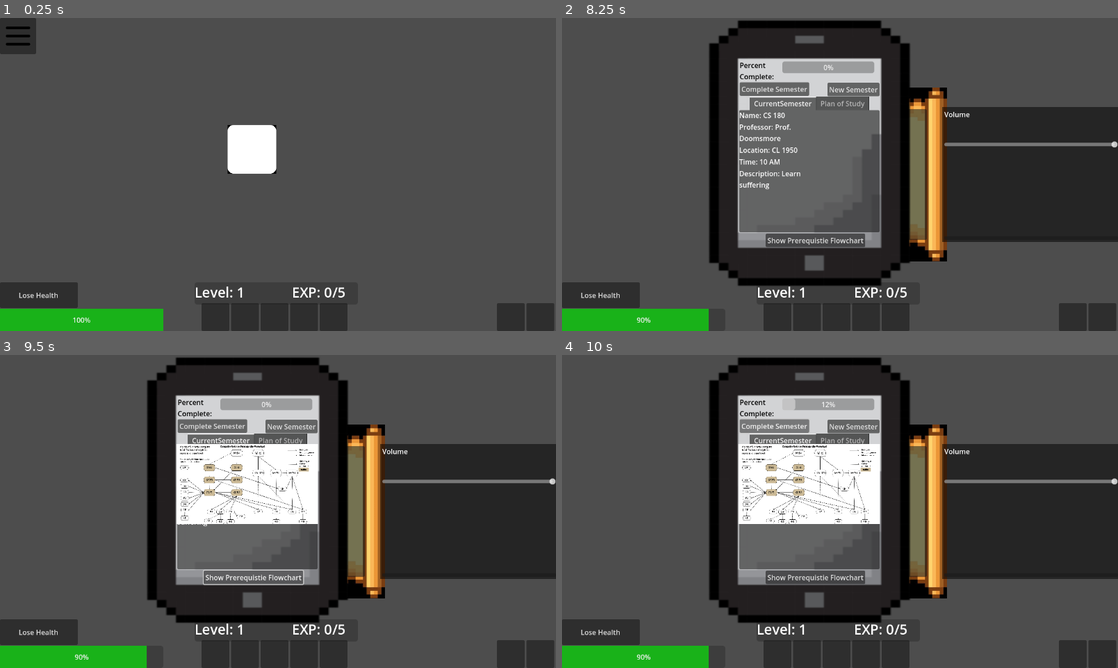
Above: before the commit, frames 1-4 (two rows, left to right).
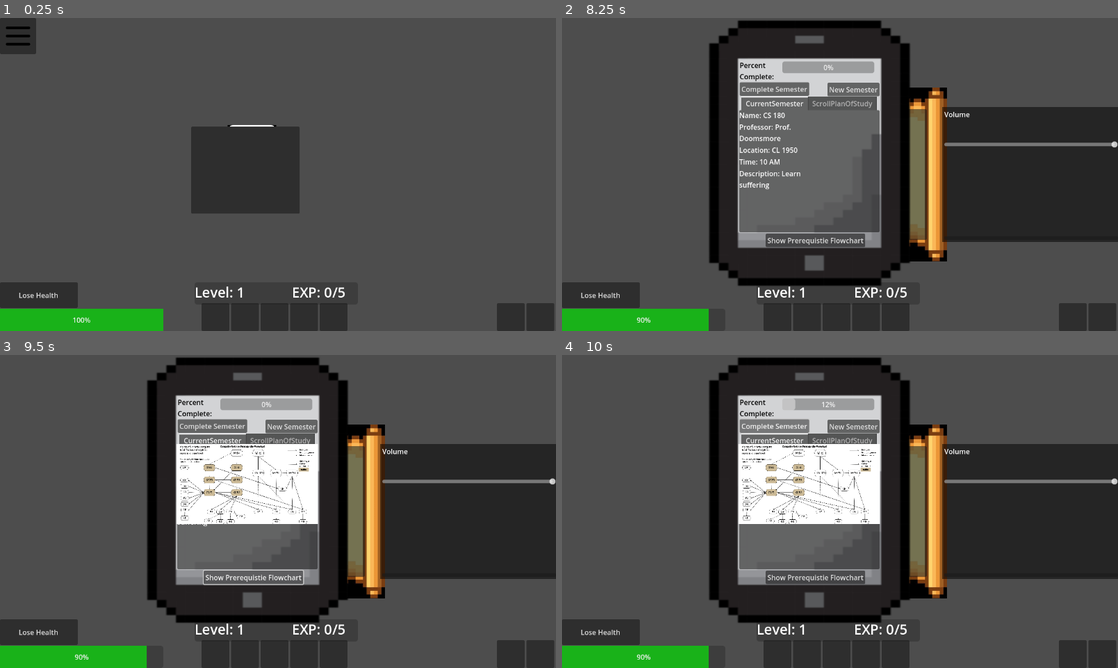
Above: after the commit, the same moments.

Repository: trex414/Profpocalypse-Purdue-Edition
Game: Godot game, scene res://test_main.tscn
Same seed, same stepped clock (60 frames per second), same inputs: the game is played once before the commit and once after it.
Inputs (mouse positions are in pixels of both pictures, inside the frame that each line leads up to):
- Up to frame 1 (0.25 s): no input
- Up to frame 2 (8.25 s): click (778, 318) at 0.52 s; click (806, 318) at 1.27 s; click (834, 318) at 2 s; click (867, 318) at 2.75 s; click (895, 318) at 3.5 s; click "Lose Health" at 4.25 s; click (578, 36) at 5 s; click "Preferences" at 5.75 s; click "Key Bindings" at 6.5 s; click "Save Game" at 7.25 s; tap Enter at 8 s; move the mouse to (962, 158) at 8.02 s; hold D (move_right) from 8.03 s (still down); tap C (courses_information) at 8.1 s
- Up to frame 3 (9.5 s): release D (move_right) at 8.75 s; click "Show Prerequistie Flowchart" at 8.75 s
- Up to frame 4 (10 s): click "Complete Semester" at 9.5 s

The runs differ from the first frame. In frame 1, 5.4% of the frame differs, in the area x 34-54%, y 34-63%; in frame 2, 0.3%; in frame 3, 0.3%; in frame 4, 0.3%.

Commit message:
Filling in buttons on Plan of Study Dynamically

Diff:
--- a/MajorInformation/Scenes/MajorInformation.tscn
+++ b/MajorInformation/Scenes/MajorInformation.tscn
@@ -91,92 +91,14 @@
 columns = 2
 metadata/_tab_index = 0
 
-[node name="Plan of Study" type="ScrollContainer" parent="CanvasLayer/Panel/TabContainer"]
+[node name="ScrollPlanOfStudy" type="ScrollContainer" parent="CanvasLayer/Panel/TabContainer"]
 visible = false
 layout_mode = 2
 metadata/_tab_index = 1
 
-[node name="Plan of Study" type="VBoxContainer" parent="CanvasLayer/Panel/TabContainer/Plan of Study"]
+[node name="VboxPlanOfStudy" type="VBoxContainer" parent="CanvasLayer/Panel/TabContainer/ScrollPlanOfStudy"]
 layout_mode = 2
 size_flags_horizontal = 3
-
-[node name="Freshman Fall" type="Label" parent="CanvasLayer/Panel/TabContainer/Plan of Study/Plan of Study"]
-layout_mode = 2
-text = "Freshman Fall"
-vertical_alignment = 1
-
-[node name="CS180" type="Button" parent="CanvasLayer/Panel/TabContainer/Plan of Study/Plan of Study"]
-layout_mode = 2
-text = "CS 180"
-
-[node name="Freshman Spring" type="Label" parent="CanvasLayer/Panel/TabContainer/Plan of Study/Plan of Study"]
-layout_mode = 2
-text = "Freshman Spring"
-
-[node name="CS240" type="Button" parent="CanvasLayer/Panel/TabContainer/Plan of Study/Plan of Study"]
-layout_mode = 2
-text = "CS 240"
-
-[node name="CS182" type="Button" parent="CanvasLayer/Panel/TabContainer/Plan of Study/Plan of Study"]
-layout_mode = 2
-text = "CS 182"
-
-[node name="Sophmore Fall" type="Label" parent="CanvasLayer/Panel/TabContainer/Plan of Study/Plan of Study"]
-layout_mode = 2
-text = "Sophmore Fall"
-
-[node name="CS250" type="Button" parent="CanvasLayer/Panel/TabContainer/Plan of Study/Plan of Study"]
-layout_mode = 2
-text = "CS 250"
-
-[node name="CS251" type="Button" parent="CanvasLayer/Panel/TabContainer/Plan of Study/Plan of Study"]
-layout_mode = 2
-text = "CS 251"
-
-[node name="Sophmore Spring" type="Label" parent="CanvasLayer/Panel/TabContainer/Plan of Study/Plan of Study"]
-layout_mode = 2
-text = "Sophmore Spring"
-
-[node name="CS252" type="Button" parent="CanvasLayer/Panel/TabContainer/Plan of Study/Plan of Study"]
-layout_mode = 2
-text = "CS 252"
-
-[node name="Junior Fall" type="Label" parent="CanvasLayer/Panel/TabContainer/Plan of Study/Plan of Study"]
-layout_mode = 2
-text = "Junior Fall"
-
-[node name="CS354" type="Button" parent="CanvasLayer/Panel/TabContainer/Plan of Study/Plan of Study"]
-layout_mode = 2
-text = "CS 354"
-
-[node name="Junior Spring" type="Label" parent="CanvasLayer/Panel/TabContainer/Plan of Study/Plan of Study"]
-layout_mode = 2
-text = "Junior Spring"
-
-[node name="CS307" type="Button" parent="CanvasLayer/Panel/TabContainer/Plan of Study/Plan of Study"]
-layout_mode = 2
-text = "CS 307"
-
-[node name="Senior Fall" type="Label" parent="CanvasLayer/Panel/TabContainer/Plan of Study/Plan of Study"]
-layout_mode = 2
-text = "Senior Fall"
-
-[node name="CS381" type="Button" parent="CanvasLayer/Panel/TabContainer/Plan of Study/Plan of Study"]
-layout_mode = 2
-text = "CS 381"
-
-[node name="Senior Spring" type="Label" parent="CanvasLayer/Panel/TabContainer/Plan of Study/Plan of Study"]
-layout_mode = 2
-text = "Senior Spring"
-
-[node name="CS408" type="Button" parent="CanvasLayer/Panel/TabContainer/Plan of Study/Plan of Study"]
-layout_mode = 2
-text = "CS 408"
-
-[node name="CS407" type="Button" parent="CanvasLayer/Panel/TabContainer/Plan of Study/Plan of Study"]
-layout_mode = 2
-text = "CS 407
-"
 
 [node name="PrerequisiteFlowchartTexture" type="TextureRect" parent="CanvasLayer/Panel"]
 visible = false
@@ -187,3 +109,14 @@
 offset_bottom = 297.0
 texture = ExtResource("2_o3dfs")
 expand_mode = 1
+
+[node name="PopupPanel" type="PopupPanel" parent="CanvasLayer/Panel"]
+position = Vector2i(440, 250)
+size = Vector2i(250, 200)
+visible = true
+
+[node name="Label" type="Label" parent="CanvasLayer/Panel/PopupPanel"]
+offset_left = 4.0
+offset_top = 4.0
+offset_right = 246.0
+offset_bottom = 196.0
--- a/MajorInformation/Script/majorInformation.gd
+++ b/MajorInformation/Script/majorInformation.gd
@@ -39,6 +39,8 @@
 @onready var NewSemester = $CanvasLayer/Panel/NewSemester
 @onready var progress_bar = $CanvasLayer/Panel/ProgressBar
 @onready var PrerequisiteFlowchartButton = $CanvasLayer/Panel/PrerequisiteFlowchart
+@onready var vbox = $CanvasLayer/Panel/TabContainer/ScrollPlanOfStudy/VboxPlanOfStudy
+@onready var popup = $CanvasLayer/Panel/PopupPanel  # Reference to the PopupPanel
 
 func _ready():
 	semester_index = PlayerData.semester_index
@@ -49,19 +51,18 @@
 	progress_bar.value = semester_index
 	flowchart.visible = false
 	PrerequisiteFlowchartButton.pressed.connect(toggle_flowchart)
+	fill_vbox()
 	toggle_MajorInfo()
 
 func update_display():
 	# Clear previous labels
 	clear_current_semester()
-
 	# Find the selected semester
 	for semester in course_list:
 		if semester["semester"] == current_semester:
 			var courses = semester["courses"]
 			for course in courses:
 				var vbox = VBoxContainer.new()  # Create a column for each course
-
 				# Add labels for each course field
 				for field in ["name", "professor", "location", "time", "description"]:
 					var label = Label.new()
@@ -70,22 +71,39 @@
 					label.custom_minimum_size.x = 150  # Set a fixed width (adjust as needed)
 					label.text = field.capitalize() + ": " + course[field]
 					vbox.add_child(label)
-
 					grid_container.add_child(vbox)  # Add the column to the gri
 			break  # Stop searching once we find the semester
+
+func clear_current_semester():
+	for child in grid_container.get_children():
+		child.queue_free()
+
+func fill_vbox():
+	for semester_data in course_list:
+		# Create a Label for the semester
+		var semester_label = Label.new()
+		semester_label.text = semester_data["semester"]
+		vbox.add_child(semester_label)
+
+		# Loop through courses and add buttons
+		for course in semester_data["courses"]:
+			var course_button = Button.new()
+			course_button.text = course["name"]
+			course_button.pressed.connect(_on_course_button_pressed.bind(course))
+			vbox.add_child(course_button)
 
 func set_semester(semester_name: String):
 	current_semester = semester_name
 	update_display()  # Refresh the UI
 
-func clear_current_semester():
-	for child in grid_container.get_children():
-		child.queue_free()
+func get_next_semester() -> String:
+	if semester_index + 1 < course_list.size():
+		return course_list[semester_index + 1]["semester"]
+	return ""  # No more semesters
 
 func toggle_MajorInfo():
 	var panel = $CanvasLayer/Panel
 	panel.visible = !panel.visible
-
 	# Update inventory UI when opening
 	if panel.visible:
 		update_display()
@@ -94,7 +112,8 @@
 		flowchart.visible = false
 		print("Major Info closed.")
 
-
+func toggle_flowchart():
+	flowchart.visible = !flowchart.visible  # Toggle visibility
 
 # this one is the entire process of completing a semester and gaining a new one
 # the next two are split up for the purpose of the requirements I set during planning
@@ -124,19 +143,26 @@
 		progress_bar.value = semester_index  # Update progress bar
 		clear_current_semester()
 
-
-
 func _on_new_semester_pressed():
 	if semester_index < 8:
 		update_display()
 	else:
 		print("No more semesters!")  # Debug message
 
+func _on_course_button_pressed(course):
+	# Get references to popup elements
+	var title_label = popup.get_node("TitleLabel")
+	var professor_label = popup.get_node("ProfessorLabel")
+	var location_label = popup.get_node("LocationLabel")
+	var time_label = popup.get_node("TimeLabel")
+	var description_label = popup.get_node("DescriptionLabel")
 
-func get_next_semester() -> String:
-	if semester_index + 1 < course_list.size():
-		return course_list[semester_index + 1]["semester"]
-	return ""  # No more semesters
+	# Update popup content
+	title_label.text = "Course: " + course["name"]
+	professor_label.text = "Professor: " + course["professor"]
+	location_label.text = "Location: " + course["location"]
+	time_label.text = "Time: " + course["time"]
+	description_label.text = "Description: " + course["description"]
 
-func toggle_flowchart():
-	flowchart.visible = !flowchart.visible  # Toggle visibility
+	# Show the popup
+	popup.show()
